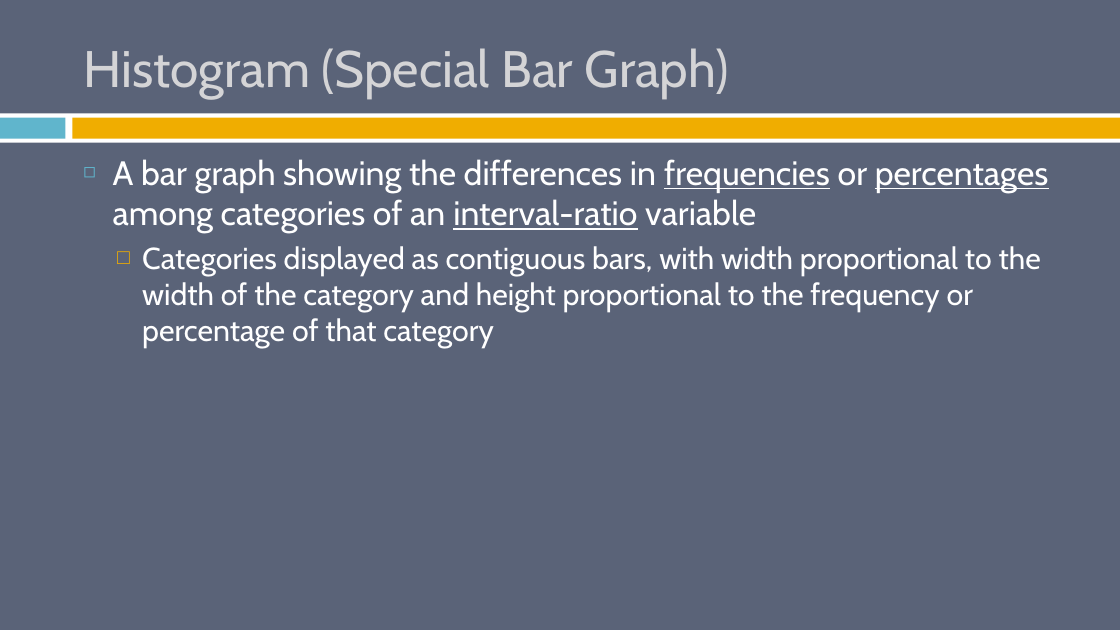
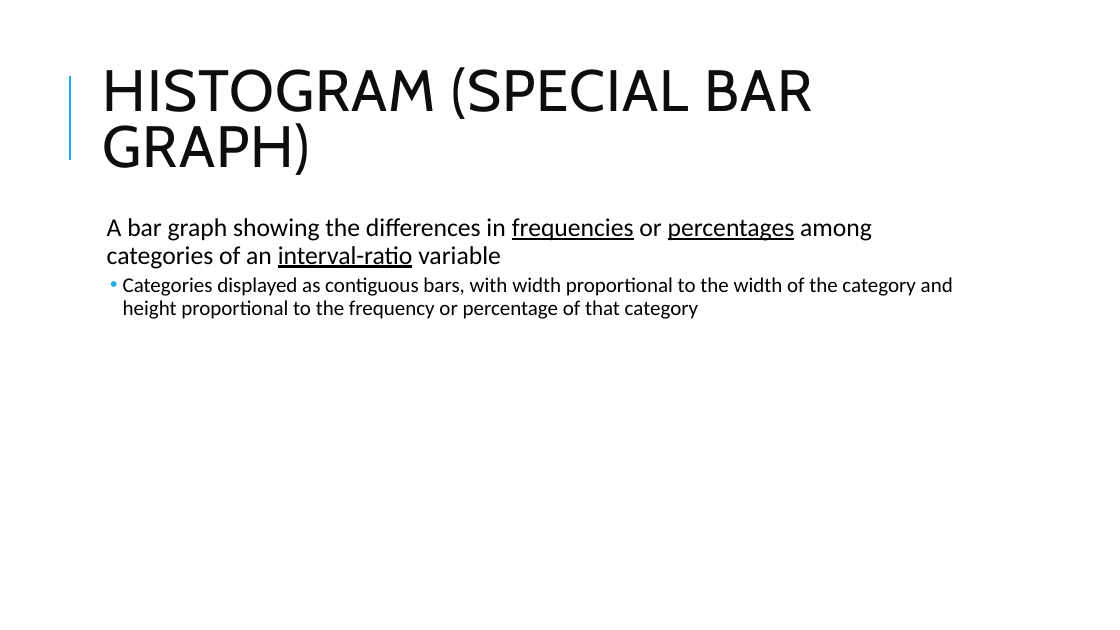
Before and after one commit to burrelvannjr/gradstats_sdsu, a slide deck: slide 14 of ppts/2_ct_dv_freq_graph.pptx. Drawn at 1120x630 pixels with LibreOffice and Linux fonts; fonts in the diff are those of the drawing. Boxes give left, top, right and bottom in pixels: in the first picture for what was removed or moved away, otherwise in the second. Text is boxed around its words. In the diff, an @@ line names an element or a change of style, - is before the commit and + after.

```diff
--- a/ppts/2_ct_dv_freq_graph.pptx
+++ b/ppts/2_ct_dv_freq_graph.pptx
@@ background #5A6378 to #FFFFFF @@
@@ line added from (70, 160) to (70, 76), #1CADE4 1.5 pt @@
@@ title at (x1=102, y1=67, x2=812, y2=175): text changed; size 44 to 50 pt; text colour #D4D4D6 to #0D0D0D @@
-Histogram (Special Bar Graph)
+HISTOGRAM (SPECIAL BAR GRAPH)
@@ rectangle removed at (x1=0, y1=113, x2=1120, y2=143) @@
@@ rectangle removed at (x1=0, y1=118, x2=66, y2=139) @@
@@ rectangle removed at (x1=72, y1=118, x2=1120, y2=139) @@
@@ text "A bar graph showing the ..." moved from (x1=113, y1=159, x2=1049, y2=349) to (x1=107, y1=218, x2=953, y2=319) @@
@@ text "A bar graph showing the ..." at (x1=107, y1=218, x2=953, y2=319): size 29 to 22 pt in "A bar graph showing the differences in ..."; font Cabin to Calibri, text colour #FFFFFF to #000000; size 26 to 18 pt in "Categories displayed as contiguous bars, with width ..."; bullet ◻ to  ; line spacing 1 to 0.9; more space between paragraphs; bullet colour #60B5CC to #1CADE4; bullet □ to •; bullet colour #F0AD00 to #1CADE4 @@
```
Also in this commit, not shown: 52 other slides changed, 1 other file.
